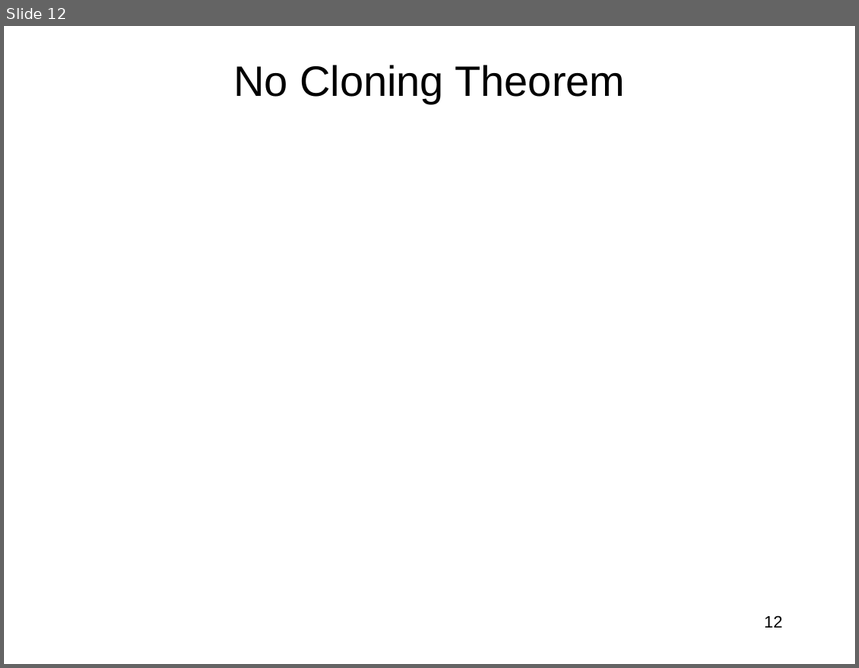
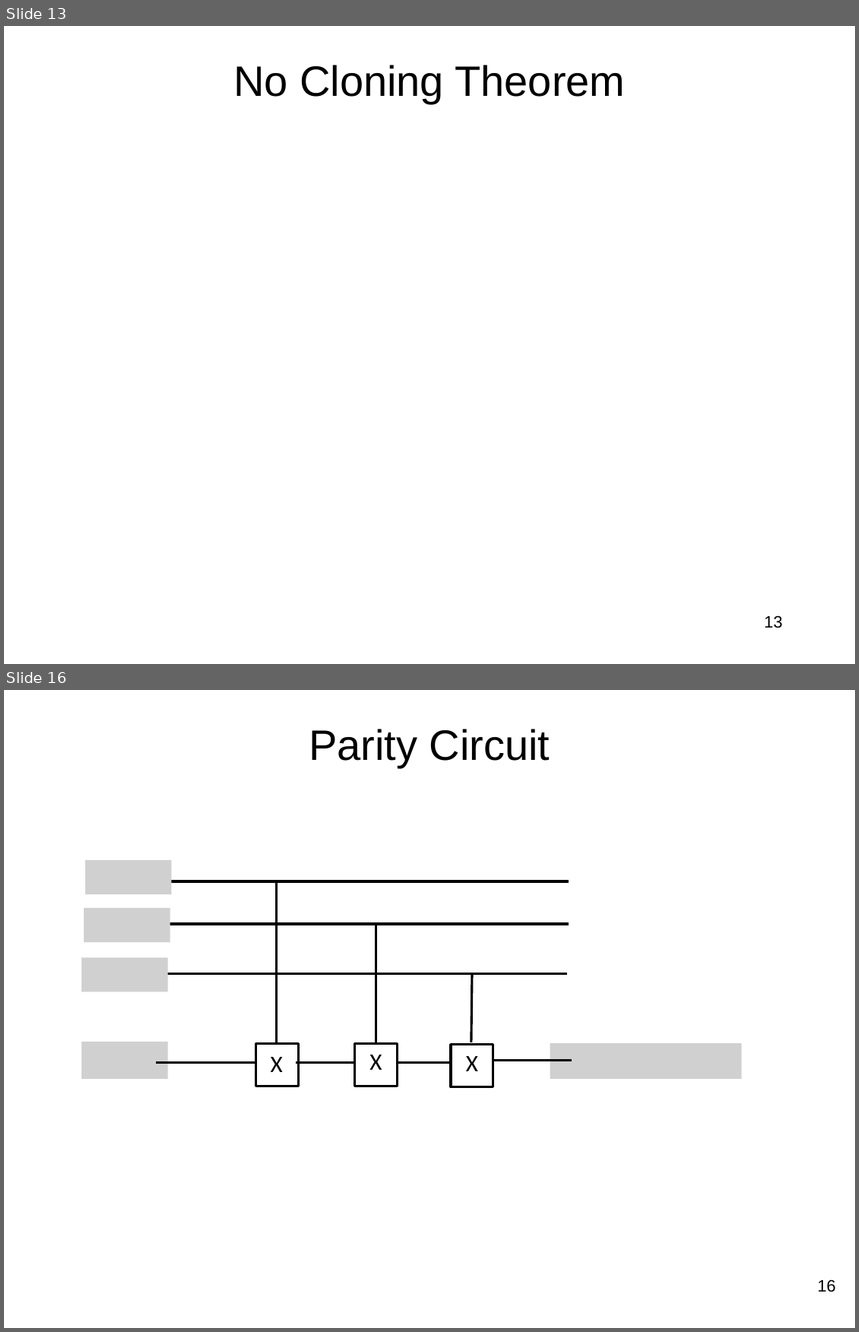
Before and after one commit to jlmucb/class_notes, a slide deck: BerkeleyClass/CS290Spring2013/Lectures/QC.pptx. Shown one above the other, each under a label of ours: slide 12 before the commit, slides 13 and 16 after it; the slides between them are not shown. The pictures are 859x668 and 859x1332 pixels, drawn with LibreOffice and Linux fonts; fonts in the diff are those of the drawing; grey boxes stand for pictures. Boxes give left, top, right and bottom in pixels: in the first picture for what was removed or moved away, otherwise in the second. Text is boxed around its words. In the diff, an @@ line names an element or a change of style, - is before the commit and + after.

```diff
--- a/BerkeleyClass/CS290Spring2013/Lectures/QC.pptx
+++ b/BerkeleyClass/CS290Spring2013/Lectures/QC.pptx
@@ slide 16 added at [4,690,855,1328], background #FFFFFF @@
@@ title added at [309,729,550,768], 36 pt, text #000000 @@
+Parity Circuit
@@ picture added at [85,860,171,894] @@
@@ line added from (156, 882) to (569, 882), #000000 2 pt @@
@@ line added from (276, 882) to (276, 1044), #000000 2 pt @@
@@ picture added at [84,908,170,942] @@
@@ line added from (156, 924) to (569, 924), #000000 2 pt @@
@@ line added from (376, 925) to (376, 1045), #000000 2 pt @@
@@ picture added at [82,958,167,992] @@
@@ line added from (155, 973) to (567, 973), #000000 2 pt @@
@@ line added from (472, 973) to (471, 1043), #000000 2 pt @@
@@ picture added at [82,1042,167,1079] @@
@@ rectangle added at [256,1044,299,1087], outline #000000 2 pt @@
@@ rectangle added at [354,1044,397,1087], outline #000000 2 pt @@
@@ rectangle added at [451,1045,493,1087], outline #000000 2 pt @@
@@ picture added at [550,1043,742,1079] @@
@@ line added from (156, 1063) to (255, 1063), #000000 2 pt @@
@@ text added at [271,1057,283,1072], 20 pt, text #000000 @@
+X
@@ line added from (296, 1063) to (354, 1063), #000000 2 pt @@
@@ text added at [370,1055,382,1070], 20 pt, text #000000 @@
+X
@@ line added from (397, 1063) to (451, 1063), #000000 2 pt @@
@@ text added at [466,1056,478,1072], 20 pt, text #000000 @@
+X
@@ line added from (493, 1060) to (572, 1060), #000000 2 pt @@
@@ page number added at [818,1281,836,1293], 14 pt, text #000000 @@
+16
@@ what was slide 12 is now slide 13 @@
@@ page number at [764,616,782,629]: text changed @@
-12
+13
```
Also in this commit, not shown: 6 slides changed, 6 other slides added, 4 slides removed.
